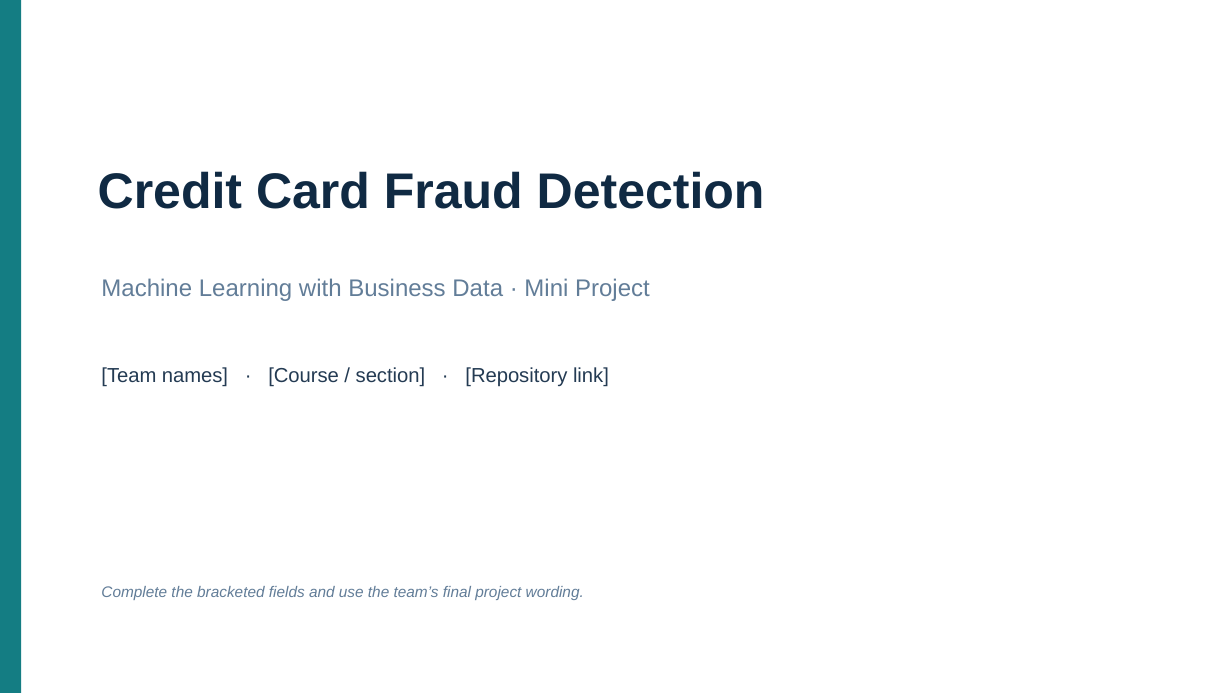
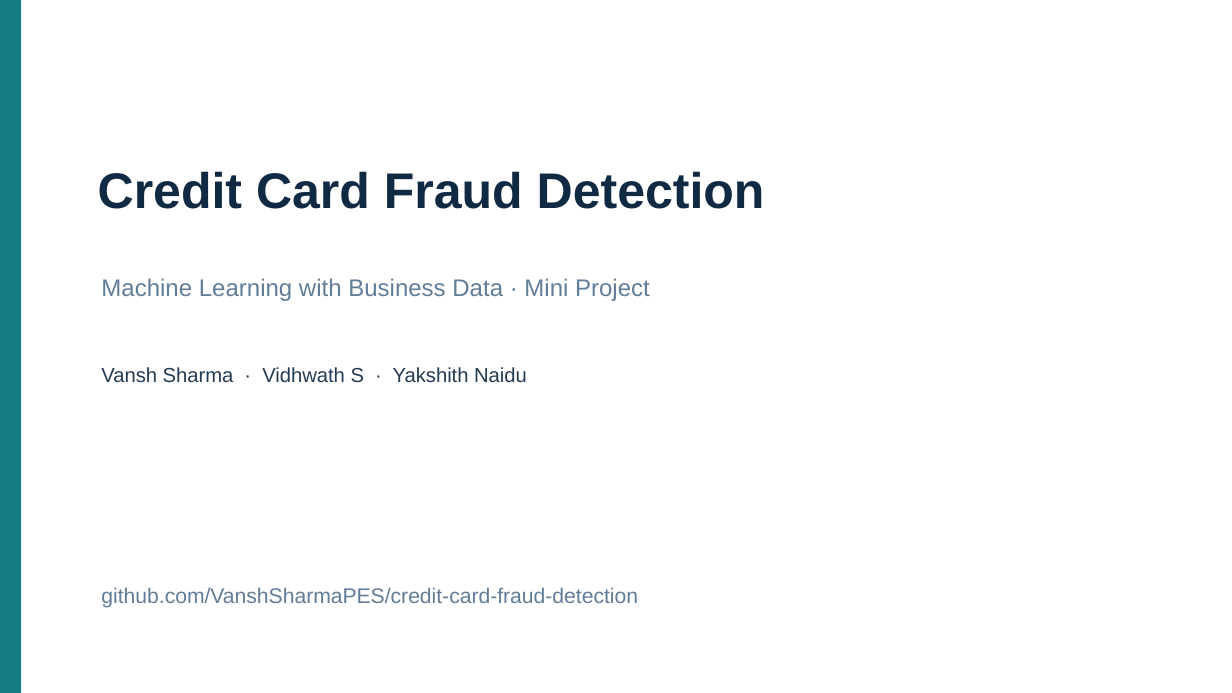
Before and after one commit to VanshSharmaPES/credit-card-fraud-detection, a slide deck: slide 1 of output/Person2_Results_Presentation.pptx. Drawn at 1232x693 pixels with LibreOffice and Linux fonts; fonts in the diff are those of the drawing. Boxes give left, top, right and bottom in pixels: in the first picture for what was removed or moved away, otherwise in the second. Text is boxed around its words. In the diff, an @@ line names an element or a change of style, - is before the commit and + after.

Commit message:
Finalize demo-ready report, slides, and notebooks

```diff
--- a/output/Person2_Results_Presentation.pptx
+++ b/output/Person2_Results_Presentation.pptx
@@ text at [101, 367, 527, 383]: text changed @@
-[Team names] · [Course / section] · [Repository link]
+Vansh Sharma · Vidhwath S · Yakshith Naidu
@@ text at [101, 587, 638, 608]: text changed; size 12 to 16.5 pt; italic off @@
-Complete the bracketed fields and use the team’s final project wording.
+github.com/VanshSharmaPES/credit-card-fraud-detection
```
Also in this commit, not shown: 1 other slide changed, 16 slides added, 14 slides removed, 35 other files.
